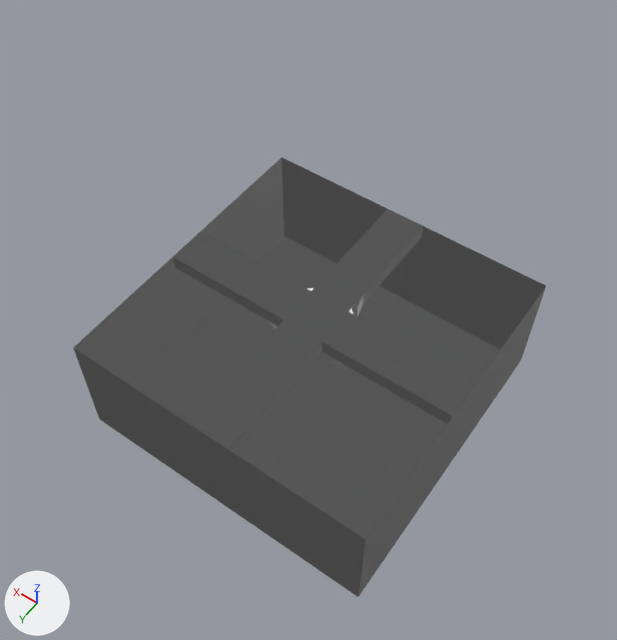
A saved change to the FBX model Assets/Models/Tiles.fbx.
One viewpoint serves both versions: a camera (50 mm lens) standing at (-1.78, 2.58, 3.97) and looking at (0.03, 0.04, -0.02). Arrows for +X, +Y and +Z are at lower left; the lights stay in place. Vertices at the same position are counted once.

Names of what the first picture shows: 'Crossing', 'CrossingBroken', 'StraightHallBroken', 'TurnLeft', 'TurnLeftBroken', 'TurnRight', 'TurnRightBroken'.
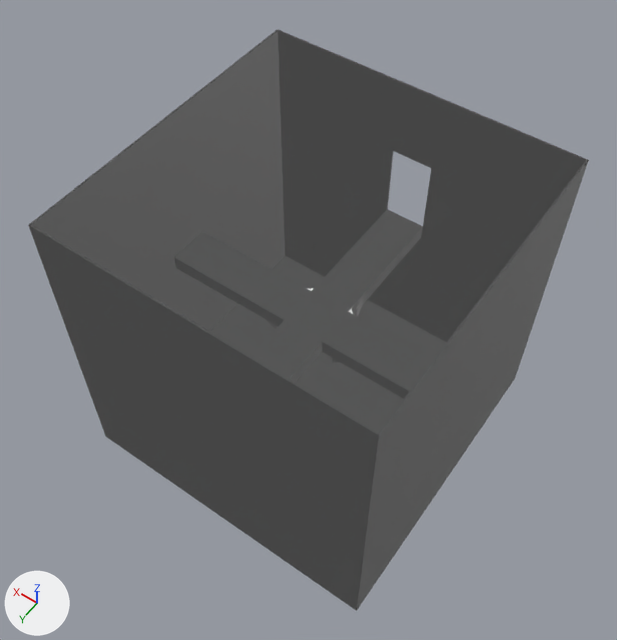
Boxes (x1, y1, x2, y2) around the edits, measured in the pictures (617 x 640 px):
'CrossingBroken', reshaped: before (73, 157, 546, 597); after (53, 29, 588, 545)
'TurnLeft', reshaped: before (294, 212, 477, 425); after (29, 31, 587, 609)
'TurnRight', reshaped: before (173, 210, 423, 334); after (30, 30, 585, 611)
'Crossing', reshaped: before (174, 209, 476, 458); after (164, 160, 589, 493)
'StraightHallBroken', reshaped: before (190, 211, 423, 452); after (28, 177, 423, 546)
part 1 of me_plane_001, added: after (53, 29, 588, 545)
part 2 of me_plane_001, deleted: before (73, 157, 546, 597)
part 3 of me_plane_006, added: after (164, 160, 589, 493)
part 4 of me_plane_011, added: after (222, 399, 371, 548)
part 5 of me_plane_011, deleted: before (412, 226, 546, 350)
part 6 of me_plane_007, added: after (29, 31, 587, 609)
part 7 of me_plane_012, added: after (221, 398, 371, 543)
part 8 of me_plane_010, added: after (28, 177, 370, 546)
part 9 of me_plane_004, added: after (30, 30, 585, 611)
'StraightHall', unchanged, uncovered by the edit: after (251, 213, 420, 382)

What the commit changed:
me_plane_001 is used by ob_crossingbroken; location (0.0, 0.0, 0.0).
me_plane_001 had 68 vertices, 61 faces and spanned x -1.0..1.0, y -1.0..1.0, z -0.78..0.0.
me_plane_001 now has 152 vertices, 150 faces and spans x -1.0..1.0, y -1.0..1.0, z -1.0..1.0.
me_plane_001 part 1: a new loose piece of 104 vertices spanning x -1.0..1.0, y -1.0..1.0, z -1.0..1.0.
Part 2, on me_plane_001:
20 vertices are removed from x -1.0..1.0, y -1.0..1.0, z -0.78..0.0.
21 faces are deleted.
me_plane_007 is used by ob_turnleft; location (0.0, 0.0, 0.0).
me_plane_007 had 68 vertices, 49 faces and spanned x -1.0..1.0, y -1.0..1.0, z -0.78..0.0.
me_plane_007 now has 148 vertices, 134 faces and spans x -1.0..1.0, y -1.0..1.0, z -1.0..1.0.
me_plane_007 part 6: a new loose piece of 104 vertices spanning x -1.0..1.0, y -1.0..1.0, z -1.0..1.0.
me_plane_006 is used by ob_crossing; location (0.0, 0.0, 0.0).
me_plane_006 had 44 vertices, 43 faces and spanned x -1.0..1.0, y -1.0..1.0, z -0.78..0.0.
me_plane_006 now has 128 vertices, 132 faces and spans x -1.0..1.0, y -1.0..1.0, z -1.0..1.0.
me_plane_006 part 3: a new loose piece of 104 vertices spanning x -1.0..1.0, y -1.0..1.0, z -1.0..1.0.
me_plane_010 is used by ob_straighthallbroken; location (0.0, 0.0, 0.0).
me_plane_010 had 48 vertices, 41 faces and spanned x -1.0..1.0, y -1.0..1.0, z -0.78..0.0.
me_plane_010 now has 128 vertices, 126 faces and spans x -1.0..1.0, y -1.0..1.0, z -1.0..1.0.
me_plane_010 part 8: a new loose piece of 104 vertices spanning x -1.0..1.0, y -1.0..1.0, z -1.0..1.0.
me_plane_004 is used by ob_turnright; location (0.0, 0.0, 0.0).
me_plane_004 had 68 vertices, 49 faces and spanned x -1.0..1.0, y -1.0..1.0, z -0.78..0.0.
me_plane_004 now has 148 vertices, 134 faces and spans x -1.0..1.0, y -1.0..1.0, z -1.0..1.0.
me_plane_004 part 9: a new loose piece of 104 vertices spanning x -1.0..1.0, y -1.0..1.0, z -1.0..1.0.
me_plane_012 is used by ob_turnrightbroken; location (0.0, 0.0, 0.0).
me_plane_012 had 48 vertices, 41 faces and spanned x -1.0..1.0, y -1.0..1.0, z -0.78..0.0.
me_plane_012 now has 128 vertices, 126 faces and spans x -1.0..1.0, y -1.0..1.0, z -1.0..1.0.
me_plane_012 part 7: a new loose piece of 104 vertices spanning x -1.0..1.0, y -1.0..1.0, z -1.0..1.0.
me_plane_011 is used by ob_turnleftbroken; location (0.0, 0.0, 0.0).
me_plane_011 had 48 vertices, 41 faces and spanned x -1.0..1.0, y -1.0..1.0, z -0.78..0.0.
me_plane_011 now has 128 vertices, 126 faces and spans x -1.0..1.0, y -1.0..1.0, z -1.0..1.0.
me_plane_011 part 4: a new loose piece of 104 vertices spanning x -1.0..1.0, y -1.0..1.0, z -1.0..1.0.
Part 5, on me_plane_011:
24 vertices are removed from x -1.0..1.0, y -1.0..1.0, z -0.78..0.0.
21 faces are deleted.
